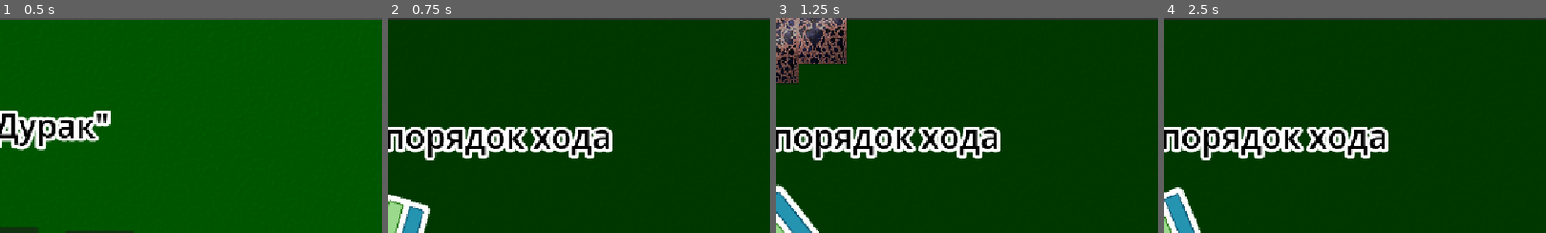
Above: before the commit, frames 1-4 (left to right).
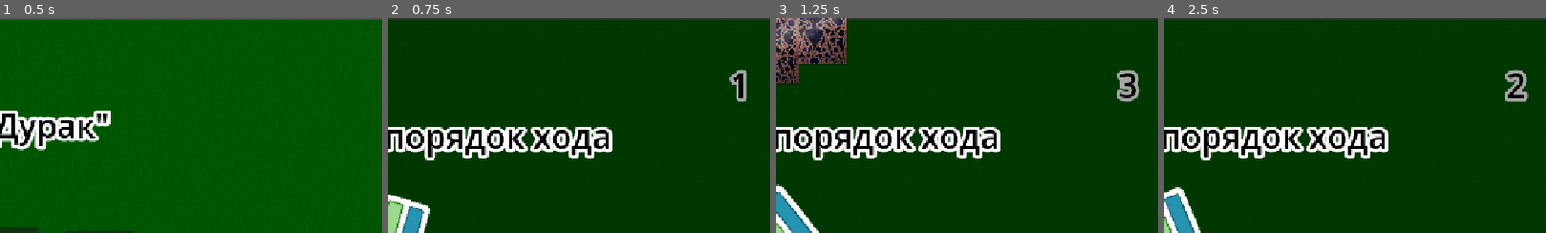
Above: after the commit, the same moments.

Repository: Yulya-S/Playing-the-fool
Game: Godot game, scene res://scenes/main.tscn
Same seed, same stepped clock (60 frames per second), same inputs: the game is played once before the commit and once after it.
Inputs (mouse positions are % of the whole screen's width and height, from its top left):
- Up to frame 1 (0.5 s): no input
- Up to frame 2 (0.75 s): click (50, 57) at 0.5 s
- Up to frame 3 (1.25 s): no input
- Up to frame 4 (2.5 s): click (5, 9) at 1.25 s; click (50, 57) at 2 s
The pictures show only the part of the screen within x 50-100%, y 0-50%; the shares and areas given below are measured in that part.

Frame 1 is identical in both runs. In frame 2, 0.5% of the frame differs, in the area x 89-94%, y 24-40%; in frame 3, 0.7%, in the area x 89-96%, y 24-40%; in frame 4, 0.7%.
Error in both runs: Invalid call. Nonexistent function 'store_json' in base 'Node (Global.gd)'. (res://scripts/main.gd:14)

Commit message:
card counter in the computer's hand

Diff:
--- a/playing-the-fool/scenes/pages/game.tscn
+++ b/playing-the-fool/scenes/pages/game.tscn
@@ -4,10 +4,10 @@
 [ext_resource type="Script" uid="uid://b3qqbfont2jp2" path="res://scripts/fragments/deck.gd" id="1_773x0"]
 [ext_resource type="Script" uid="uid://ij3ltfidj7l8" path="res://scripts/pages/game.gd" id="1_qlvyt"]
 [ext_resource type="Texture2D" uid="uid://biqd5kwm04uh1" path="res://img/icons/right.png" id="3_773x0"]
+[ext_resource type="Script" uid="uid://cr5t1jwrb3u6n" path="res://scripts/Hands/CI.gd" id="5_5is8n"]
 [ext_resource type="Script" uid="uid://b8ge4qi36pnxf" path="res://scripts/fragments/table.gd" id="5_hm6wi"]
-[ext_resource type="Script" uid="uid://c2th33oclx47y" path="res://scripts/fragments/Hand.gd" id="5_kt16h"]
 [ext_resource type="Texture2D" uid="uid://wht0kkbpyd7h" path="res://img/icons/statistic.png" id="5_ut5xk"]
-[ext_resource type="Script" uid="uid://lfe3evc0ov1u" path="res://scripts/Player.gd" id="6_jl74o"]
+[ext_resource type="Script" uid="uid://lfe3evc0ov1u" path="res://scripts/Hands/Player.gd" id="6_jl74o"]
 [ext_resource type="Script" uid="uid://cv3y2qsx48bj7" path="res://scripts/fragments/first_move_determination.gd" id="6_ut5xk"]
 
 [sub_resource type="Animation" id="Animation_kt16h"]
@@ -82,6 +82,20 @@
 offset_bottom = 648.0
 script = ExtResource("1_qlvyt")
 
+[node name="CICardsCount" type="Label" parent="."]
+layout_mode = 0
+offset_left = 1029.0
+offset_top = 31.0
+offset_right = 1121.0
+offset_bottom = 169.0
+theme_override_colors/font_color = Color(0, 0, 0, 1)
+theme_override_colors/font_outline_color = Color(1, 1, 1, 1)
+theme_override_constants/outline_size = 20
+theme_override_font_sizes/font_size = 50
+text = "0"
+horizontal_alignment = 2
+vertical_alignment = 1
+
 [node name="Deck" type="Node2D" parent="."]
 position = Vector2(69, 102)
 script = ExtResource("1_773x0")
@@ -118,7 +132,7 @@
 script = ExtResource("5_hm6wi")
 
 [node name="Computer" type="Node2D" parent="."]
-script = ExtResource("5_kt16h")
+script = ExtResource("5_5is8n")
 start_pos = 400.0
 max_weight = 600.0
 show_card = false
--- /dev/null
+++ b/playing-the-fool/scripts/Hands/CI.gd
@@ -0,0 +1,4 @@
+extends Hand
+
+# Отображение количества карт в руке у компьютера
+func _process(_delta: float) -> void: $"../CICardsCount".set_text(str(get_child_count()))
Not shown, added: playing-the-fool/scripts/Hands/CI.gd.uid
